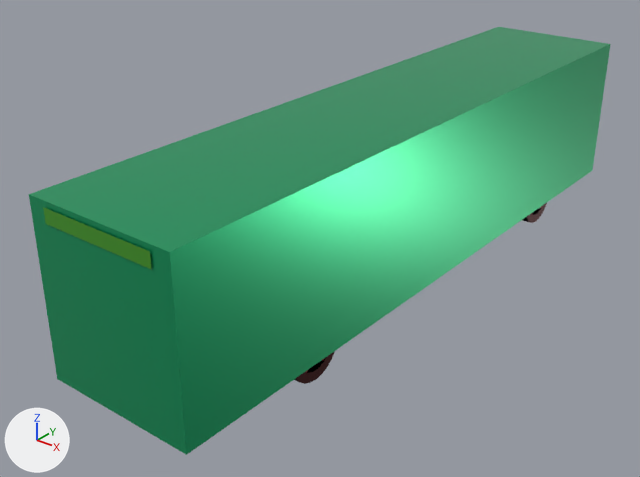
Before and after pictures for a commit that changed the glTF model assets/vehicles/cityline_transit_bus_lod0.glb.
Both versions are drawn from a 50 mm lens placed at (7.74, -11.46, 7.22), pointed at (-0.56, -1.09, 0.79). The lights are fixed; the arrows at lower left show +X, +Y and +Z. The first picture is the older version. Vertices at exactly the same position are counted once.

Objects in the first picture: 'Chassis' and 2 more.
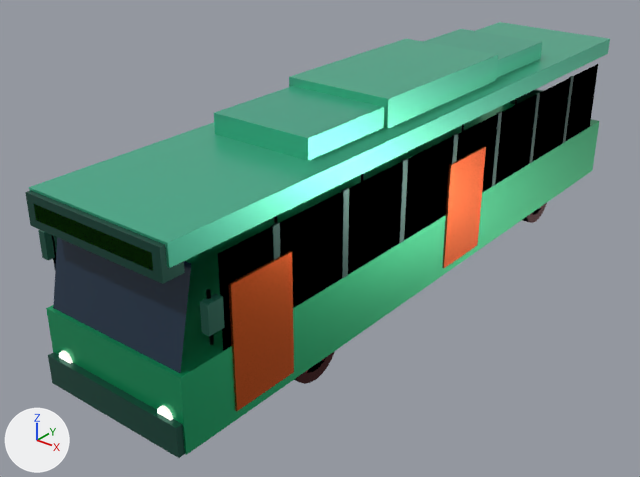
Location of each change, [x1, y1, x2, y2] in pixels of the pictures (640 x 477 px):
'Chassis', reshaped
    before: [29, 27, 610, 455]
    after: [25, 22, 610, 458]
'Glass', added
    after: [53, 64, 598, 373]
'Door_Front', added
    after: [228, 251, 294, 411]
'Door_Center', added
    after: [442, 146, 486, 268]
'Headlights', added
    after: [59, 350, 173, 420]
'Interior_Cockpit', added (mostly hidden)
    after: [191, 98, 517, 272]
part 1 of me_chassis, added
    after: [25, 190, 185, 284]
part 2 of me_chassis, added
    after: [562, 76, 574, 143]
part 3 of me_chassis, added
    after: [529, 93, 540, 164]
part 4 of me_chassis, added
    after: [491, 112, 502, 187]
part 5 of me_chassis, added
    after: [452, 133, 458, 163]
part 6 of me_chassis, added
    after: [399, 159, 408, 243]
part 7 of me_chassis, added
    after: [341, 188, 349, 278]
part 8 of me_chassis, added
    after: [271, 222, 280, 260]
part 9 of me_chassis, added
    after: [29, 22, 610, 268]
part 10 of me_chassis, added
    after: [423, 29, 542, 78]
part 11 of me_chassis, added
    after: [214, 86, 384, 161]
part 12 of me_chassis, added
    after: [289, 39, 498, 129]
part 13 of me_chassis, added (mostly hidden)
    after: [52, 235, 56, 269]
part 14 of me_chassis, added
    after: [38, 230, 57, 260]
part 15 of me_chassis, added
    after: [206, 289, 214, 345]
part 16 of me_chassis, added
    after: [200, 293, 225, 336]
part 17 of me_chassis, added (mostly hidden)
    after: [508, 89, 543, 104]
part 18 of me_chassis, reshaped
    before: [29, 27, 610, 455]
    after: [34, 103, 599, 458]

The change, as a list of edits to the scene's bpy script:
```text
Add mat_headlights_mat:
    mat_headlights_mat = bpy.data.materials.new('Headlights_Mat')
    # nodes: BsdfPrincipled, Mix, OutputMaterial, VertexColor
    # colours: white #fffdf3, mixed with the vertex colours
Add mat_door_center_mat:
    mat_door_center_mat = bpy.data.materials.new('Door_Center_Mat')
    # nodes: BsdfPrincipled, Mix, OutputMaterial, VertexColor
    # colours: red #ed6c6c, mixed with the vertex colours
Add mat_door_front_mat:
    mat_door_front_mat = bpy.data.materials.new('Door_Front_Mat')
    # nodes: BsdfPrincipled, Mix, OutputMaterial, VertexColor
    # colours: red #ed6c6c, mixed with the vertex colours
Add mat_interior_cockpit_mat:
    mat_interior_cockpit_mat = bpy.data.materials.new('Interior_Cockpit_Mat')
    # nodes: BsdfPrincipled, Mix, OutputMaterial, VertexColor
    # colours: red #ed6c6c, mixed with the vertex colours
Add mat_glass_mat:
    mat_glass_mat = bpy.data.materials.new('Glass_Mat')
    # nodes: BsdfPrincipled, Mix, OutputMaterial, VertexColor
    # colours: blue #617689, mixed with the vertex colours
Change me_chassis:
    remove me_chassis.from_pydata(...)  # 12 vertices, 14 faces; spans x -1.25..1.25, y -5.92..5.9, z 0.3..3.0
    add me_chassis.from_pydata(...)  # 232 vertices, 354 faces; spans x -1.53..1.53, y -6.0..5.92, z 0.3..3.54
    me_chassis part 1: a new loose piece, a box spanning x -1.19..1.19, y -5.98..-5.66, z 2.63..3.07, in mat_chassis_mat
    me_chassis part 2: a new loose piece, a box spanning x 1.21..1.25, y 4.14..4.26, z 1.4..2.7, in mat_chassis_mat
    me_chassis part 3: a new loose piece, a box spanning x 1.21..1.25, y 2.74..2.86, z 1.4..2.7, in mat_chassis_mat
    me_chassis part 4: a new loose piece, a box spanning x 1.21..1.25, y 1.34..1.46, z 1.4..2.7, in mat_chassis_mat
    me_chassis part 5: a new loose piece, a box spanning x 1.21..1.25, y -0.06..0.06, z 1.4..2.7, in mat_chassis_mat
    me_chassis part 6: a new loose piece, a box spanning x 1.21..1.25, y -1.46..-1.34, z 1.4..2.7, in mat_chassis_mat
    me_chassis part 7: a new loose piece, a box spanning x 1.21..1.25, y -2.86..-2.74, z 1.4..2.7, in mat_chassis_mat
    me_chassis part 8: a new loose piece, a box spanning x 1.21..1.25, y -4.26..-4.14, z 1.4..2.7, in mat_chassis_mat
    me_chassis part 9: a new loose piece, a box spanning x -1.23..1.23, y -5.9..5.9, z 2.8..3.1, in mat_chassis_mat
    me_chassis part 10: a new loose piece, a box spanning x -0.85..0.85, y 1.4..3.6, z 3.09..3.41, in mat_chassis_mat
    me_chassis part 11: a new loose piece, a box spanning x -0.85..0.85, y -3.1..-0.9, z 3.09..3.41, in mat_chassis_mat
    me_chassis part 12: a new loose piece, a box spanning x -0.92..0.92, y -1.4..1.8, z 3.1..3.54, in mat_chassis_mat
    me_chassis part 13: a new loose piece, an 8-sided cylinder along z spanning x -1.455..-1.405, y -5.575..-5.525, z 1.75..2.45, in mat_chassis_mat
    me_chassis part 14: a new loose piece, a box spanning x -1.53..-1.41, y -5.67..-5.43, z 1.95..2.35, in mat_chassis_mat
    me_chassis part 15: a new loose piece, an 8-sided cylinder along z spanning x 1.405..1.455, y -5.575..-5.525, z 1.75..2.45, in mat_chassis_mat
    me_chassis part 16: a new loose piece, a box spanning x 1.41..1.53, y -5.67..-5.43, z 1.95..2.35, in mat_chassis_mat
    me_chassis part 17: a new loose piece, a box spanning x -0.95..0.95, y 5.84..5.92, z 0.7..1.8, in mat_chassis_mat
    me_chassis part 18
    2 vertices are removed from x -0.95..0.95, y -5.92, z 2.7..2.92
    2 faces are deleted
    4 vertices in x -1.25..1.25, y -5.9..5.9, z 3.0 move by (0.0, 0.0, -1.6)
    2 vertices move from x -0.95..0.95, y -5.92, z 2.7..2.92 to x -1.23..1.23, y -6.0, z 0.3..0.74
    10 vertices are added at x -1.23..1.23, y -6.0..-5.7, z 0.3..2.96
    14 new faces join them
    other edits to the shape of me_chassis do not show in these pictures
Add ob_headlights:
    ob_headlights = bpy.data.objects.new('Headlights', me_headlights)  # 52 vertices, 96 faces; spans x -1.07..1.07, y -5.94..-5.9, z 0.63..0.87
    ob_headlights.location = (0.0, 0.0, 0.0)
Add ob_door_center:
    ob_door_center = bpy.data.objects.new('Door_Center', me_door_center)  # a box spanning x -0.03..0.03, y -0.55..0.55, z -0.9..0.9
    ob_door_center.location = (1.25, 0.4, 1.35)
Add ob_door_front:
    ob_door_front = bpy.data.objects.new('Door_Front', me_door_front)  # a box spanning x -0.03..0.03, y -0.55..0.55, z -0.9..0.9
    ob_door_front.location = (1.25, -4.5, 1.35)
Add ob_interior_cockpit:
    ob_interior_cockpit = bpy.data.objects.new('Interior_Cockpit', me_interior_cockpit)  # a box spanning x -1.15..1.15, y -5.6..5.6, z 0.37..0.47; a box spanning x -1.1..-0.4, y -5.25..-4.35, z 0.7..1.4; a box spanning x -0.99..-0.51, y -4.49..-4.01, z 0.5..1.4; an 8-sided cylinder along z spanning x 0.33..0.37, y 3.78..3.82, z 0.45..2.65; an 8-sided cylinder along z spanning x 0.33..0.37, y 1.78..1.82, z 0.45..2.65; an 8-sided cylinder along z spanning x 0.33..0.37, y -1.22..-1.18, z 0.45..2.65; an 8-sided cylinder along z spanning x 0.33..0.37, y -3.22..-3.18, z 0.45..2.65
    ob_interior_cockpit.location = (0.0, 0.0, 0.0)
Add ob_glass:
    ob_glass = bpy.data.objects.new('Glass', me_glass)  # 12 vertices, 6 faces; spans x -1.24..1.24, y -5.85..5.43, z 1.35..2.7
    ob_glass.location = (0.0, 0.0, 0.0)
```
